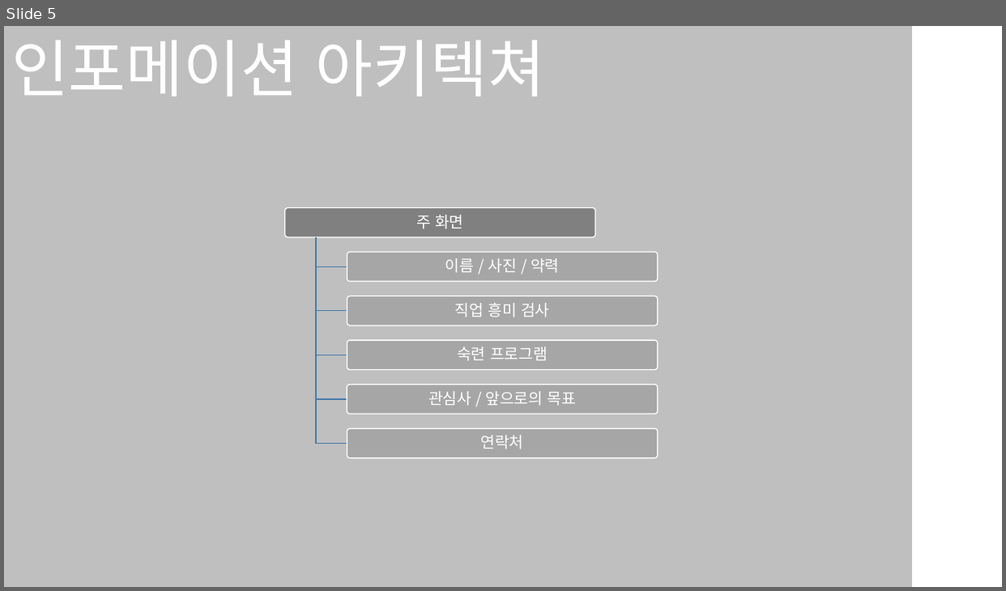
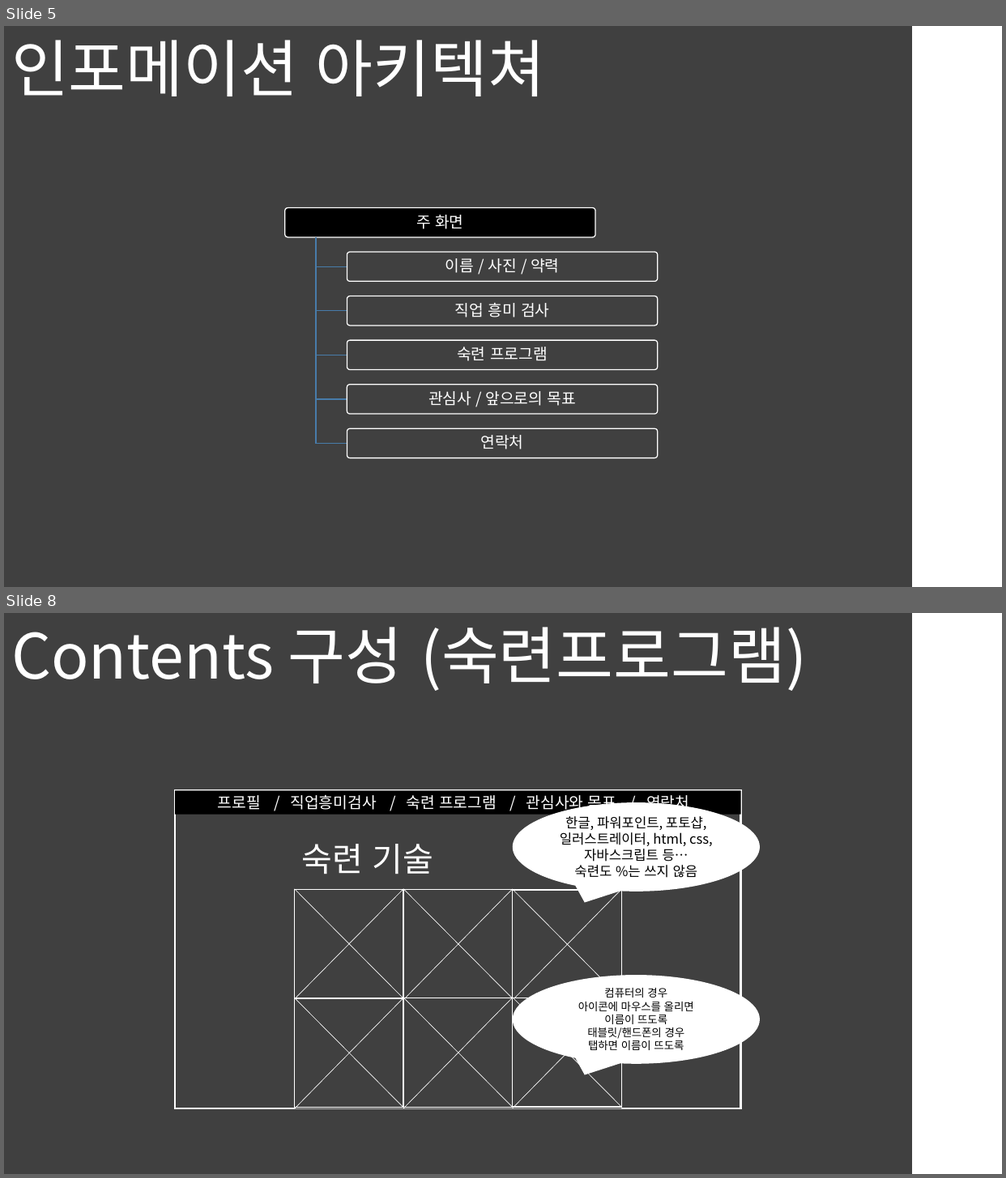
Before and after one commit to KTW-WTF/DJ, a slide deck: 자기소개서.pptx. Shown one above the other, each under a label of ours: slide 5 before the commit, slides 5 and 8 after it; the slides between them are not shown. The pictures are 1006x591 and 1006x1178 pixels, drawn with LibreOffice and Linux fonts; fonts in the diff are those of the drawing. Boxes give left, top, right and bottom in pixels: in the first picture for what was removed or moved away, otherwise in the second. Text is boxed around its words. In the diff, an @@ line names an element or a change of style, - is before the commit and + after.

```diff
--- a/자기소개서.pptx
+++ b/자기소개서.pptx
@@ slide 8 added at bbox=[4, 613, 1002, 1174], background #FFFFFF @@
@@ rectangle added at bbox=[4, 613, 912, 1174], fill #404040 @@
@@ text added at bbox=[11, 627, 807, 691], 60 pt, text #FFFFFF @@
+Contents 구성 (숙련프로그램)
@@ rectangle added at bbox=[176, 791, 741, 1110], fill #404040, outline #FFFFFF 1.75 pt @@
@@ rectangle added at bbox=[176, 791, 741, 815], fill #000000, 15 pt, text #FFFFFF @@
+프로필 / 직업흥미검사 / 숙련 프로그램 / 관심사와 목표 / 연락처
@@ speech bubble added at bbox=[513, 803, 760, 892], fill #FFFFFF, 13 pt, text #000000 @@
+한글, 파워포인트, 포토샵, 일러스트레이터, html, css, 자바스크립트 등…
+숙련도 %는 쓰지 않음
@@ rectangle added at bbox=[295, 829, 621, 1110], fill #404040 @@
@@ text added at bbox=[302, 844, 434, 874], 32 pt, text #FFFFFF @@
+숙련 기술
@@ rectangle added at bbox=[295, 890, 404, 999], fill #404040, outline #FFFFFF 1 pt @@
@@ line added from (295, 889) to (404, 999), #FFFFFF 0.5 pt @@
@@ line added from (404, 889) to (295, 999), #FFFFFF 0.5 pt @@
@@ rectangle added at bbox=[404, 890, 513, 999], fill #404040, outline #FFFFFF 1 pt @@
@@ line added from (404, 889) to (513, 999), #FFFFFF 0.5 pt @@
@@ line added from (513, 889) to (404, 1000), #FFFFFF 0.5 pt @@
@@ rectangle added at bbox=[513, 890, 621, 999], fill #404040, outline #FFFFFF 1 pt @@
@@ line added from (513, 889) to (621, 999), #FFFFFF 0.5 pt @@
@@ line added from (621, 889) to (513, 1001), #FFFFFF 0.5 pt @@
@@ speech bubble added at bbox=[513, 975, 760, 1064], fill #FFFFFF, 10.5 pt, text #000000 @@
+컴퓨터의 경우
+아이콘에 마우스를 올리면
+이름이 뜨도록
+태블릿/핸드폰의 경우
+탭하면 이름이 뜨도록
@@ rectangle added at bbox=[295, 999, 404, 1108], fill #404040, outline #FFFFFF 1 pt @@
@@ line added from (295, 998) to (404, 1108), #FFFFFF 0.5 pt @@
@@ line added from (404, 998) to (295, 1110), #FFFFFF 0.5 pt @@
@@ rectangle added at bbox=[404, 999, 513, 1108], fill #404040, outline #FFFFFF 1 pt @@
@@ line added from (404, 998) to (513, 1108), #FFFFFF 0.5 pt @@
@@ line added from (513, 998) to (404, 1109), #FFFFFF 0.5 pt @@
@@ rectangle added at bbox=[513, 999, 621, 1108], fill #404040, outline #FFFFFF 1 pt @@
@@ line added from (513, 998) to (621, 1107), #FFFFFF 0.5 pt @@
@@ line added from (621, 998) to (513, 1109), #FFFFFF 0.5 pt @@
@@ slide 5 changed as well @@
@@ rectangle at bbox=[4, 26, 912, 587]: fill #BFBFBF to #404040 @@
@@ rounded rectangle at bbox=[285, 208, 595, 237]: fill #808080 to #000000 @@
@@ fill #A6A6A6 to #404040 in 5 elements at bbox=[347, 252, 658, 281], bbox=[347, 297, 658, 326], bbox=[347, 340, 658, 369], bbox=[347, 385, 658, 414], bbox=[347, 429, 658, 458] @@
```
Also in this commit, not shown: 10 other slides changed, 3 other slides added, 9 other files.
